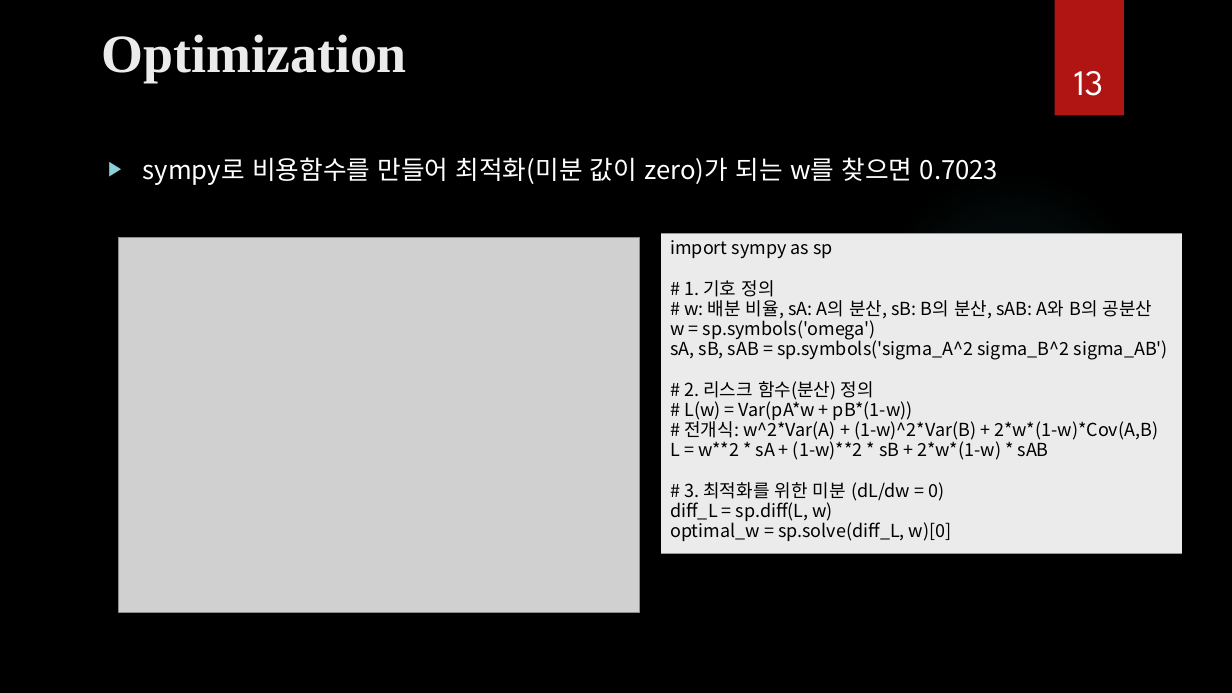
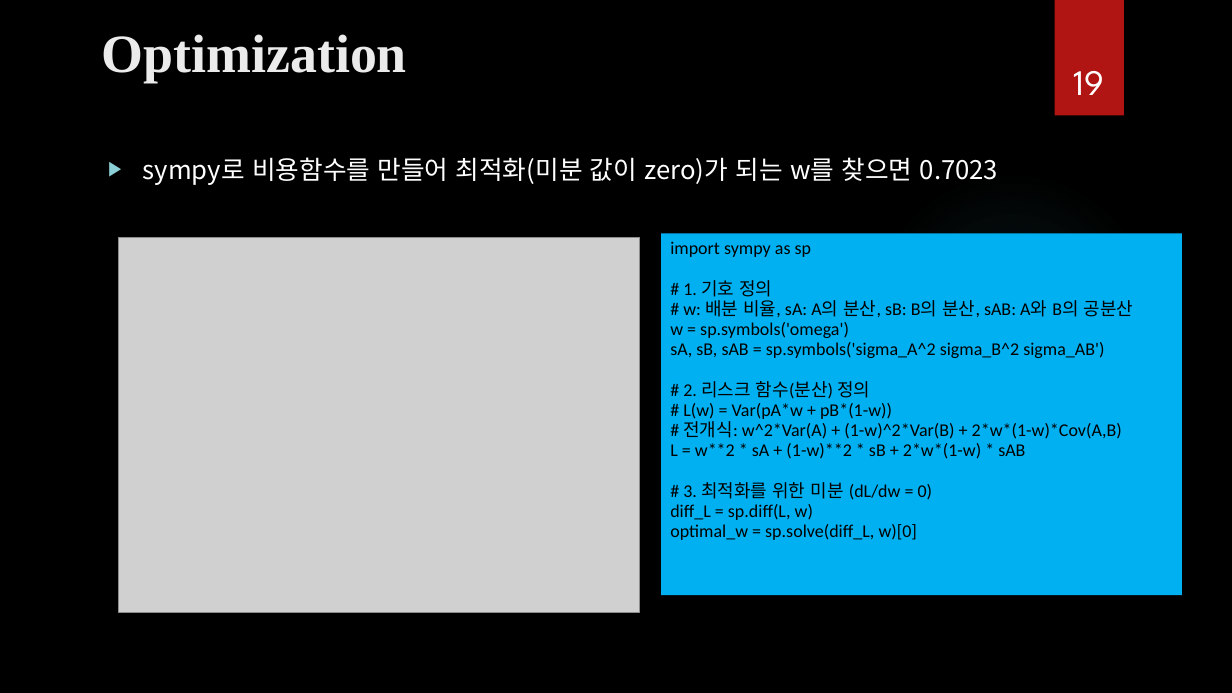
Before and after one commit to ancestor9/mathematics-for-machine-learning, a slide deck: slide 19 of Calculus/Calculus.pptx (slide 13 before the commit). Drawn at 1232x693 pixels with LibreOffice and Linux fonts; fonts in the diff are those of the drawing; grey boxes stand for pictures; background and template pictures are left out. Boxes give left, top, right and bottom in pixels: in the first picture for what was removed or moved away, otherwise in the second. Text is boxed around its words. In the diff, an @@ line names an element or a change of style, - is before the commit and + after.

```diff
--- a/Calculus/Calculus.pptx
+++ b/Calculus/Calculus.pptx
@@ page number at bbox=[1073, 71, 1104, 95]: text changed @@
-13
+19
@@ rectangle "import sympy as sp": place and size @@
-rectangle "import sympy as sp" at bbox=[662, 234, 1183, 555]
+rectangle "import sympy as sp" at bbox=[662, 234, 1183, 596]
@@ rectangle "import sympy as sp" at bbox=[662, 234, 1183, 596]: font Noto Sans CJK KR to Calibri; fill #EBEBEB to #00B0F0 @@
```
Also in this commit, not shown: 9 other slides changed, 19 slides added, 2 slides removed.
